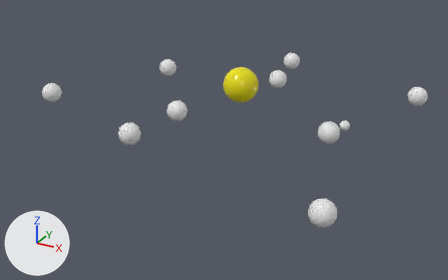
The Blender file Assets/Materials/orbitas_planets_new.blend: old version first, new version second.
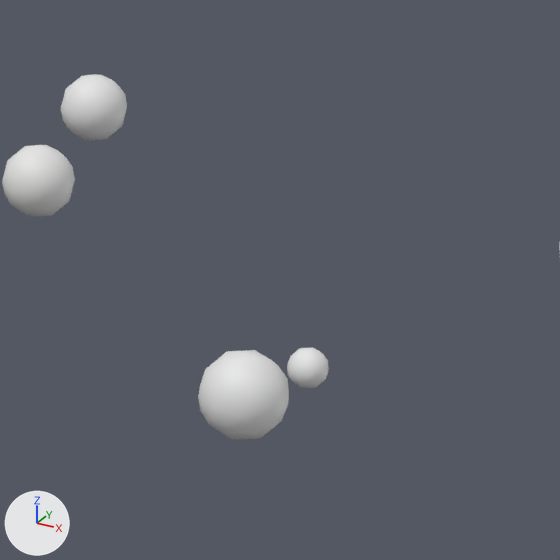
The first picture shows the older version from a 50 mm lens placed at (25.9, -50.4, 21.0), pointed at (-0.8, -1.9, -3.3). The close-ups show both versions on the part from 60% to 91% of the width and 12% to 62% of the height of that picture; other places that the commit changed are outside them. The axes (+X, +Y, +Z) are drawn at lower left. The lights are the same throughout.
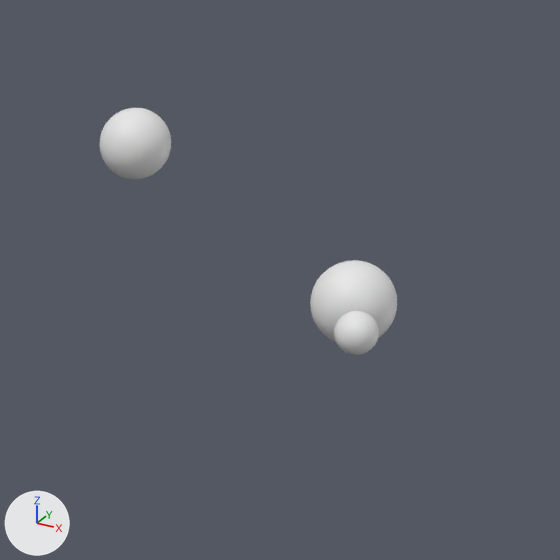
Edits to the scene script, one JSON object a line:
```json
{"block": "me_icosphere_014", "where": "# used by ob_icosphere_002; location = (9.98, -2.73, 0.0); rotation_euler = (0.0, 0.0, 1.571), in degrees (0, 0, 90); scale = (-1.0, -1.0, -1.0)"}
{"op": "remove", "block": "me_icosphere_014", "code": "me_icosphere_014.from_pydata(...)  # 42 vertices, 80 faces; spans x -0.95..0.95, y -1.0..1.0, z -1.0..1.0"}
{"op": "remove", "block": "me_icosphere_014", "code": "me_icosphere_014.materials.append(mat_material_003)  # white #e7e7e7"}
{"op": "add", "block": "me_icosphere_014", "code": "me_icosphere_014.from_pydata(...)  # 1442 vertices, 2880 faces; spans x -1.0..1.0, y -1.0..1.0, z -1.0..1.0"}
{"block": "me_icosphere_014", "change": "me_icosphere_014 part 1: 1400 vertices added at x -1.0..1.0, y -1.0..1.0, z -1.0..1.0"}
{"op": "set", "path": "ob_icosphere.location", "old": "(0.04, 8.63, 0.0)", "new": "(0.0, -3.68, 0.0)"}
{"op": "set", "path": "ob_icosphere_002.location", "old": "(9.98, -2.73, 0.0)", "new": "(10.32, 3.77, 0.0)"}
{"op": "set", "path": "ob_icosphere_003.location", "old": "(10.69, -0.6, 0.0)", "new": "(10.97, 1.96, 0.0)"}
{"op": "set", "path": "ob_icosphere_003.scale", "old": "(-0.469, -0.469, -0.469)", "new": "(0.5, 0.5, 0.5)"}
{"op": "set", "path": "ob_icosphere_006.location", "old": "(-1.38, 15.72, 0.0)", "new": "(-14.16, -11.01, 0.0)"}
{"op": "set", "path": "ob_icosphere_007.location", "old": "(14.52, 10.33, 0.0)", "new": "(1.04, 13.0, 0.0)"}
```

Pixel boxes [x1, y1, x2, y2] of what changed, in the close-ups (560 x 560 px):
```json
{"object": "Icosphere.002", "change": "reshaped, moved", "before": [198, 350, 289, 440], "after": [310, 260, 397, 342], "on screen": "9% shorter"}
{"object": "Icosphere", "change": "moved", "before": [2, 145, 75, 216], "on screen": "not visible afterwards"}
{"object": "Icosphere.007", "change": "moved", "after": [100, 108, 171, 179], "on screen": "not visible before"}
{"object": "Icosphere.006", "change": "moved", "before": [61, 74, 127, 140], "on screen": "not visible afterwards"}
{"object": "Icosphere.003", "change": "moved, rescaled", "before": [287, 347, 328, 388], "after": [334, 311, 379, 355], "on screen": "10% wider, 7% taller"}
{"part": 1, "of": "me_icosphere_014", "change": "added", "after": [310, 260, 397, 342]}
```
